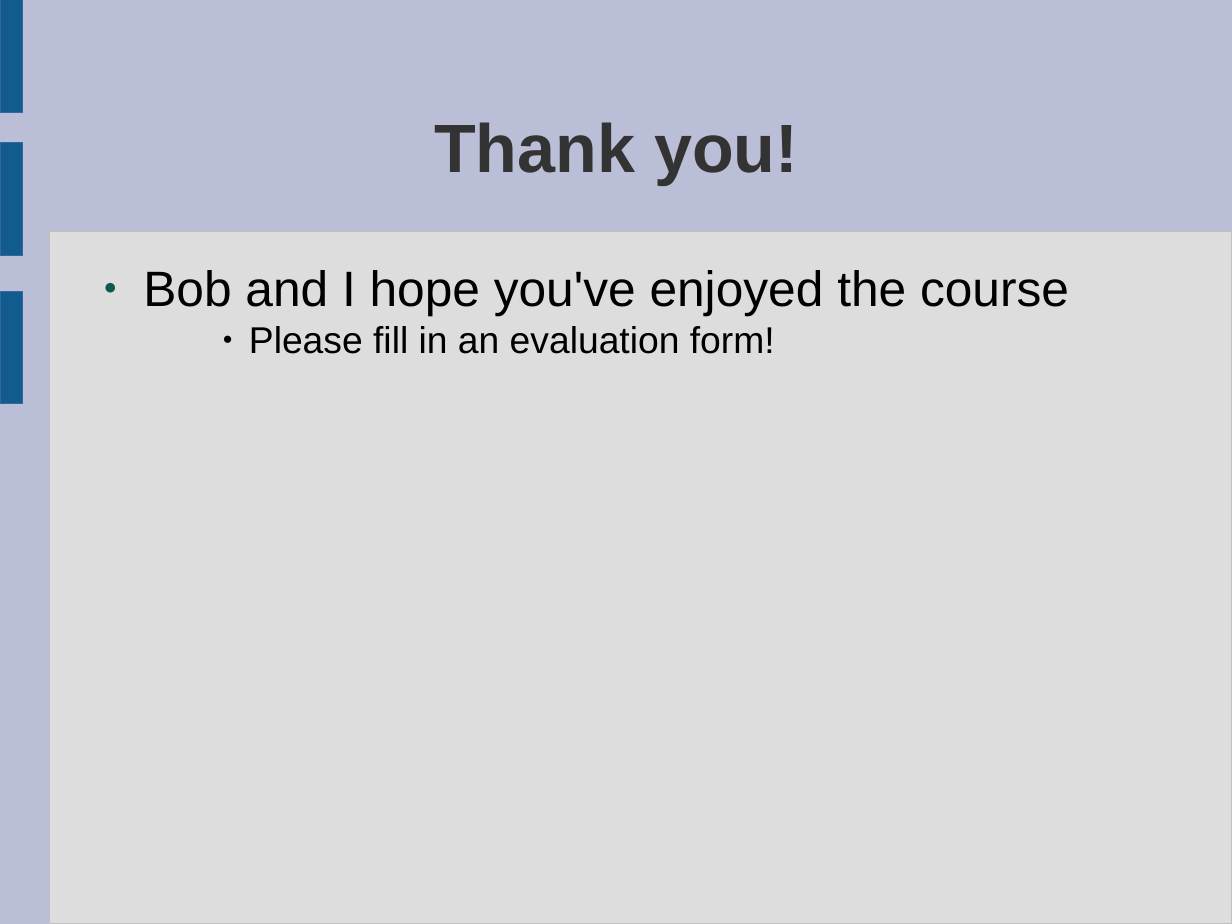
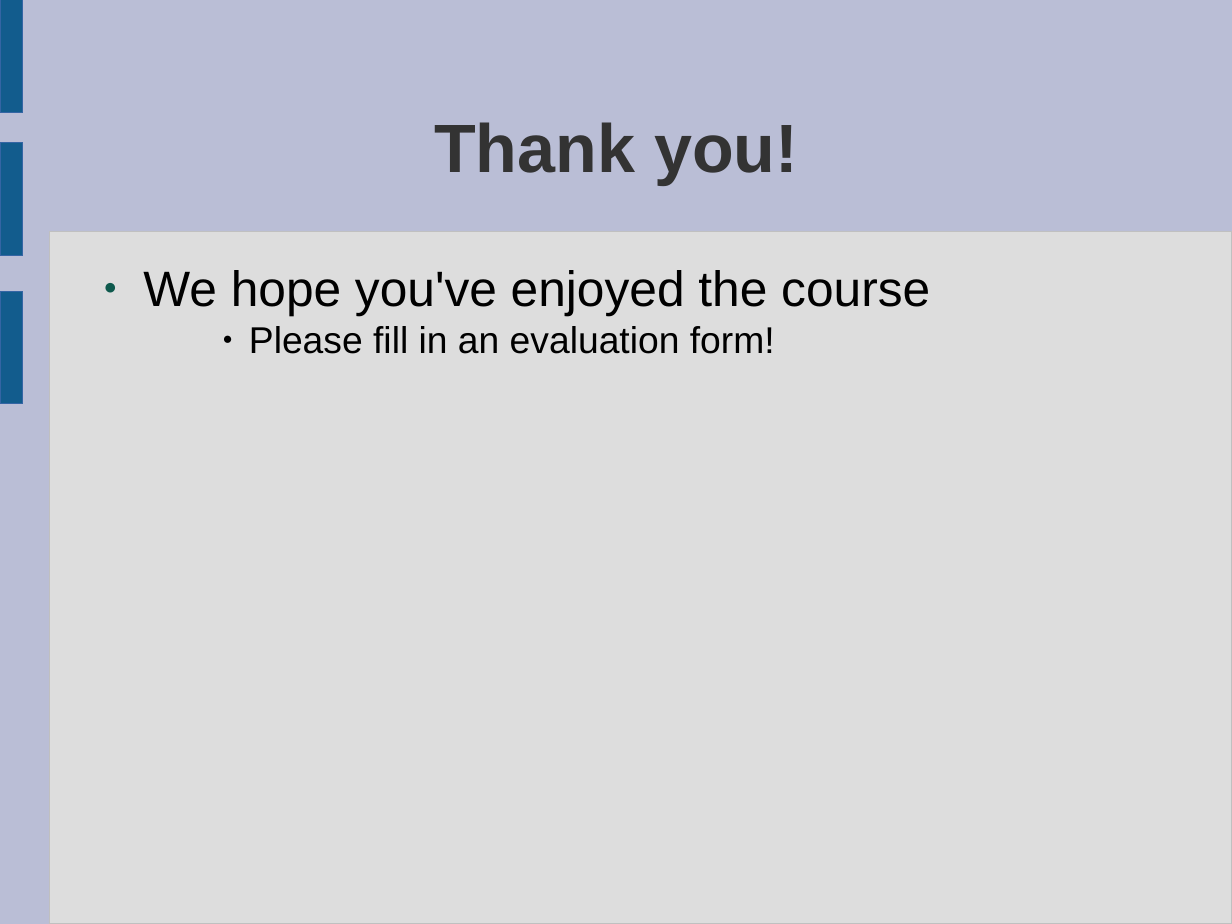
Before and after one commit to laurencesmart/comp8440, a slide deck: slide 21 of lectures/release_early.odp. Drawn at 1232x924 pixels with LibreOffice and Linux fonts; fonts in the diff are those of the drawing. Boxes give left, top, right and bottom in pixels: in the first picture for what was removed or moved away, otherwise in the second. Text is boxed around its words. In the diff, an @@ line names an element or a change of style, - is before the commit and + after.

```diff
--- a/lectures/release_early.odp
+++ b/lectures/release_early.odp
@@ text at box(143, 270, 930, 316): text changed @@
-● Bob and I hope you've enjoyed the course
+● We hope you've enjoyed the course
```
Also in this commit, not shown: 9 other files.
